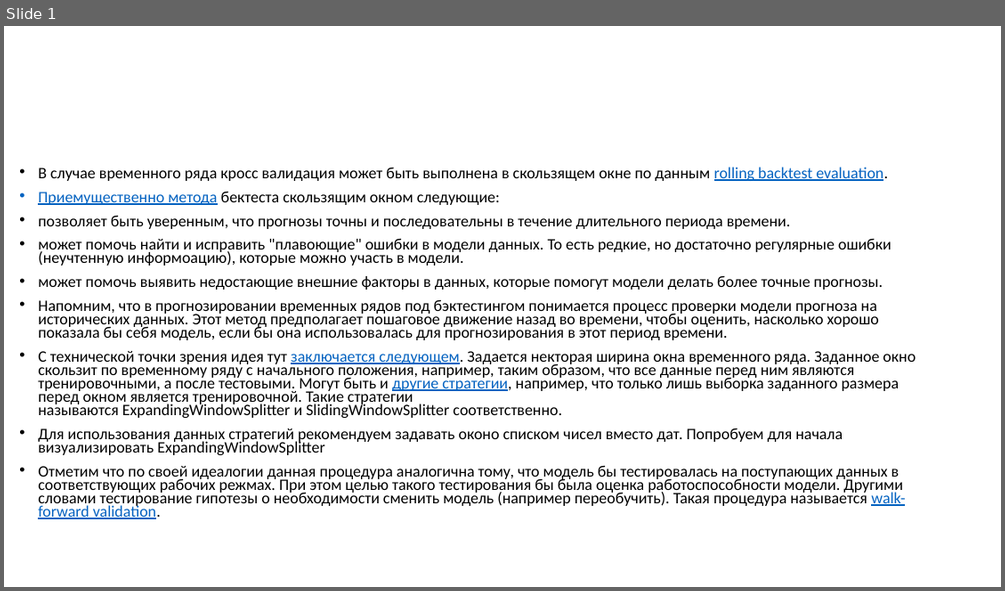
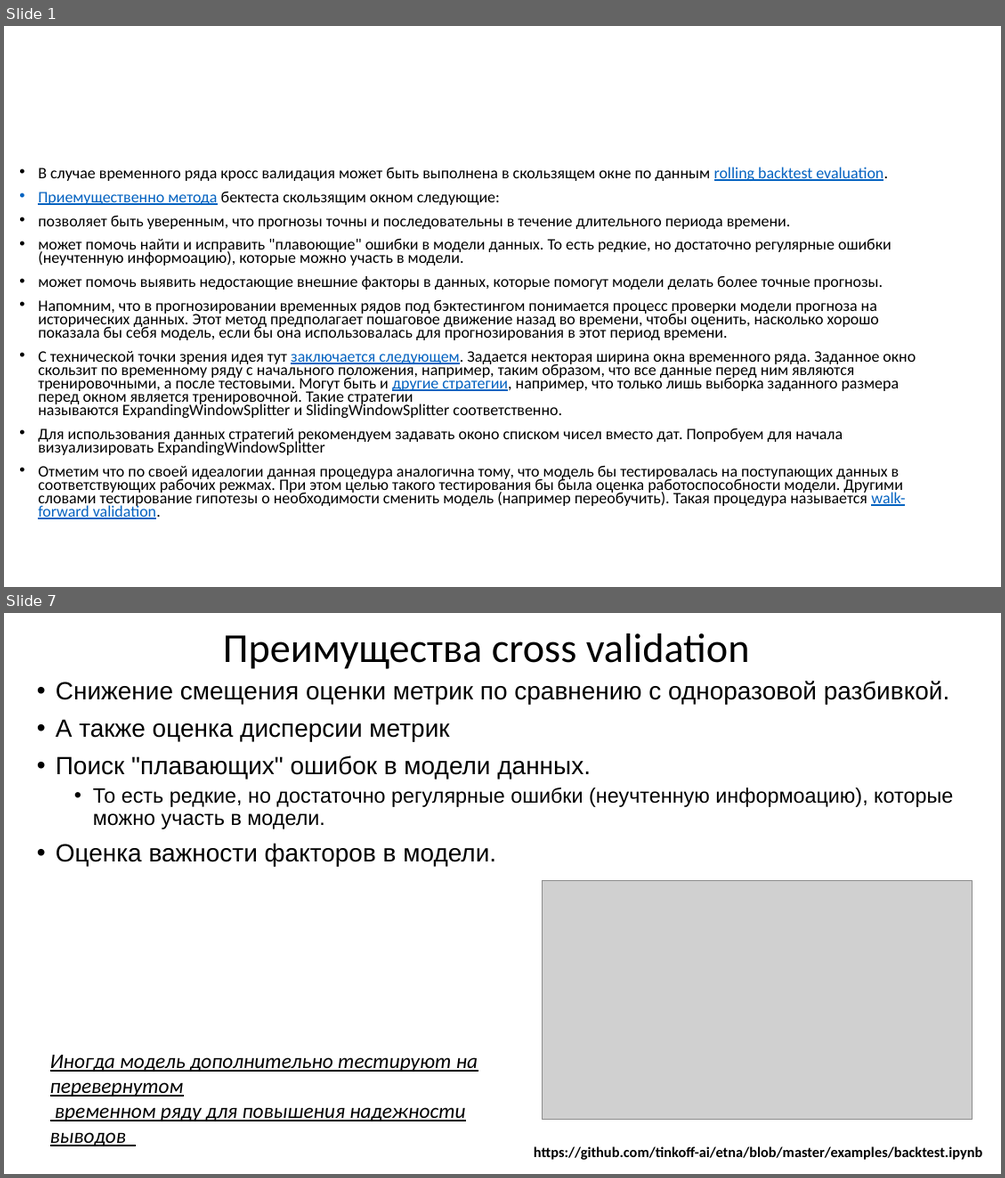
Before and after one commit to MVRonkin/TimeSeriesCourse, a slide deck: 2025/04-2 Оценка качества предсказаний ВР.pptx. Shown one above the other, each under a label of ours: slide 1 before the commit, slides 1 and 7 after it; the slides between them are not shown. The pictures are 1005x591 and 1005x1178 pixels, drawn with LibreOffice and Linux fonts; fonts in the diff are those of the drawing; grey boxes stand for pictures. Boxes give left, top, right and bottom in pixels: in the first picture for what was removed or moved away, otherwise in the second. Text is boxed around its words. In the diff, an @@ line names an element or a change of style, - is before the commit and + after.

```diff
--- a/2025/04-2 Оценка качества предсказаний ВР.pptx
+++ b/2025/04-2 Оценка качества предсказаний ВР.pptx
@@ slide 7 added at <box>4,613,1001,1174</box>, background #FFFFFF @@
@@ title added at <box>223,633,750,669</box>, 39.6 pt, text #000000 @@
+Преимущества cross validation
@@ text added at <box>56,681,953,866</box>, 24 pt, text #000000 @@
+• Снижение смещения оценки метрик по сравнению с одноразовой разбивкой.
+• А также оценка дисперсии метрик
+• Поиск "плавающих" ошибок в модели данных.
+  • То есть редкие, но достаточно регулярные ошибки (неучтенную информоацию), которые можно участь в модели.
+• Оценка важности факторов в модели.
@@ picture added at <box>542,880,972,1119</box> @@
@@ text added at <box>50,1054,477,1146</box>, 20 pt, text #000000, italic, underline @@
+Иногда модель дополнительно тестируют на перевернутом
+временном ряду для повышения надежности выводов
@@ text added at <box>534,1146,982,1159</box>, 14 pt, text #000000, bold @@
+https://github.com/tinkoff-ai/etna/blob/master/examples/backtest.ipynb
```
Also in this commit, not shown: 1 slide changed, 5 other slides added.
